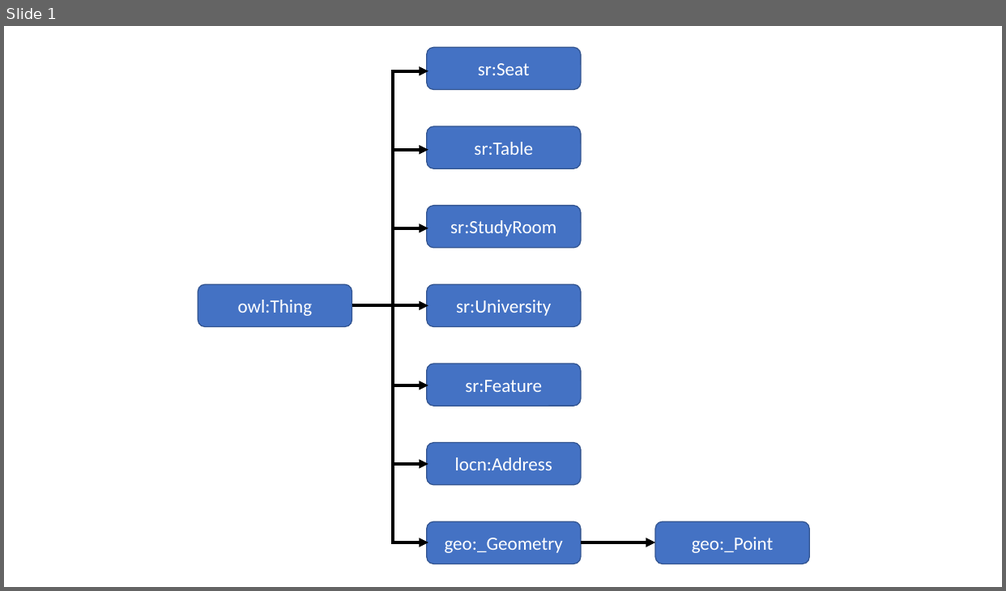
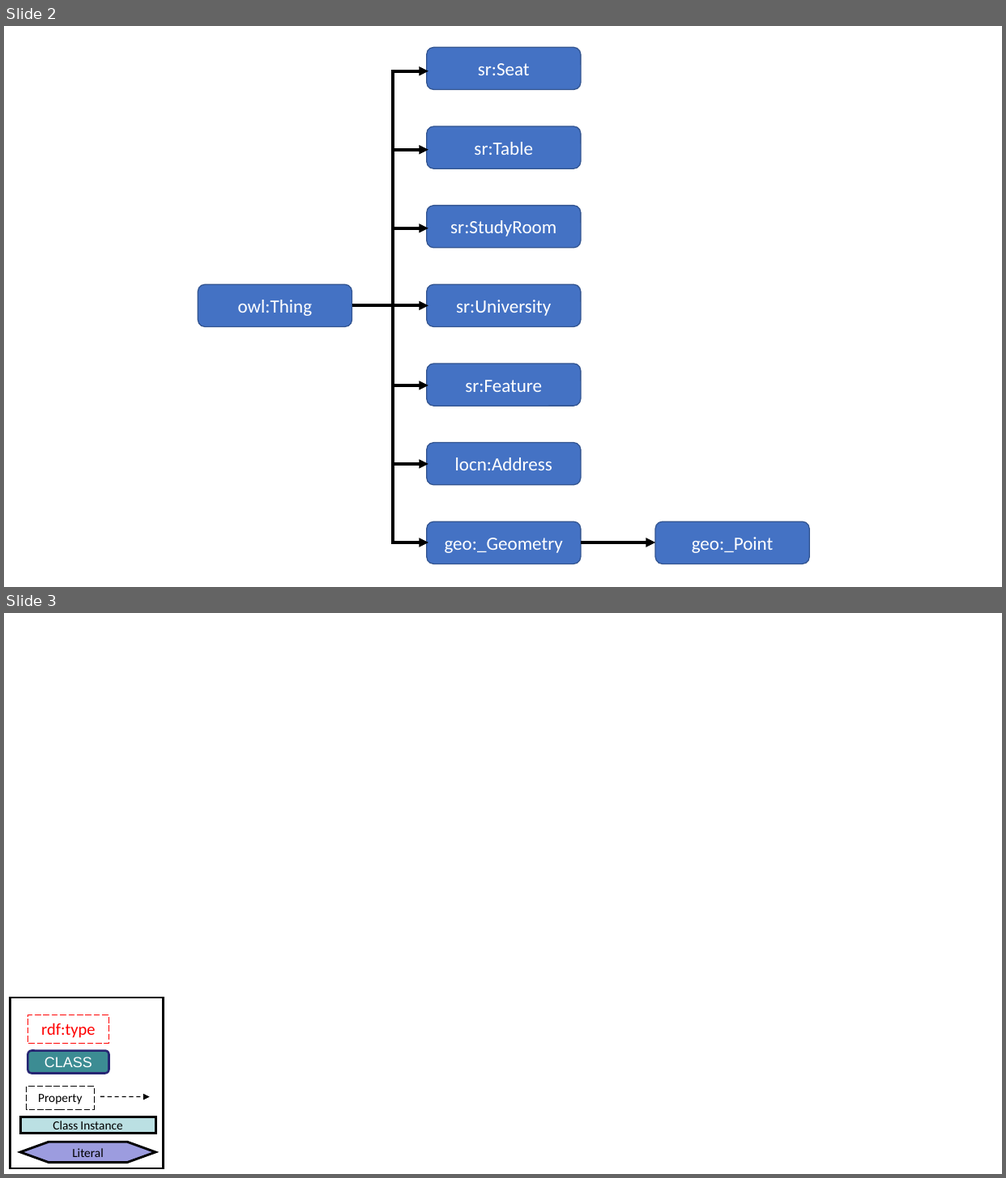
Before and after one commit to matte21/CalcM, a slide deck: ontologia.pptx. Shown one above the other, each under a label of ours: slide 1 before the commit, slides 2 and 3 after it. The pictures are 1006x591 and 1006x1178 pixels, drawn with LibreOffice and Linux fonts; fonts in the diff are those of the drawing. Boxes give left, top, right and bottom in pixels: in the first picture for what was removed or moved away, otherwise in the second. Text is boxed around its words. In the diff, an @@ line names an element or a change of style, - is before the commit and + after.

```diff
--- a/ontologia.pptx
+++ b/ontologia.pptx
@@ slide 3 added at (4,613,1002,1174), background #FFFFFF @@
@@ group added at (10,998,164,1169): 4 rectangles, 1 hexagon, 1 arrow, 1 rounded rectangle @@
+Class Instance
+Property
+Literal
+rdf:type
+CLASS
@@ what was slide 1 is now slide 2 @@
```
Also in this commit, not shown: 1 other slide added.
